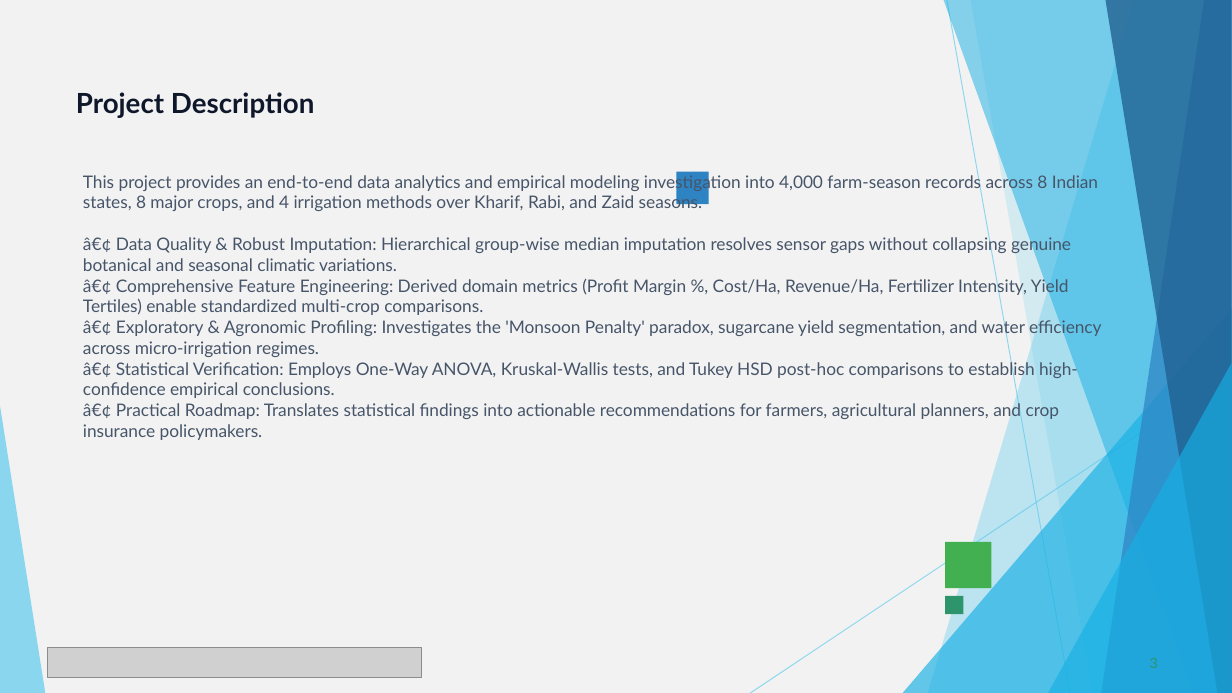
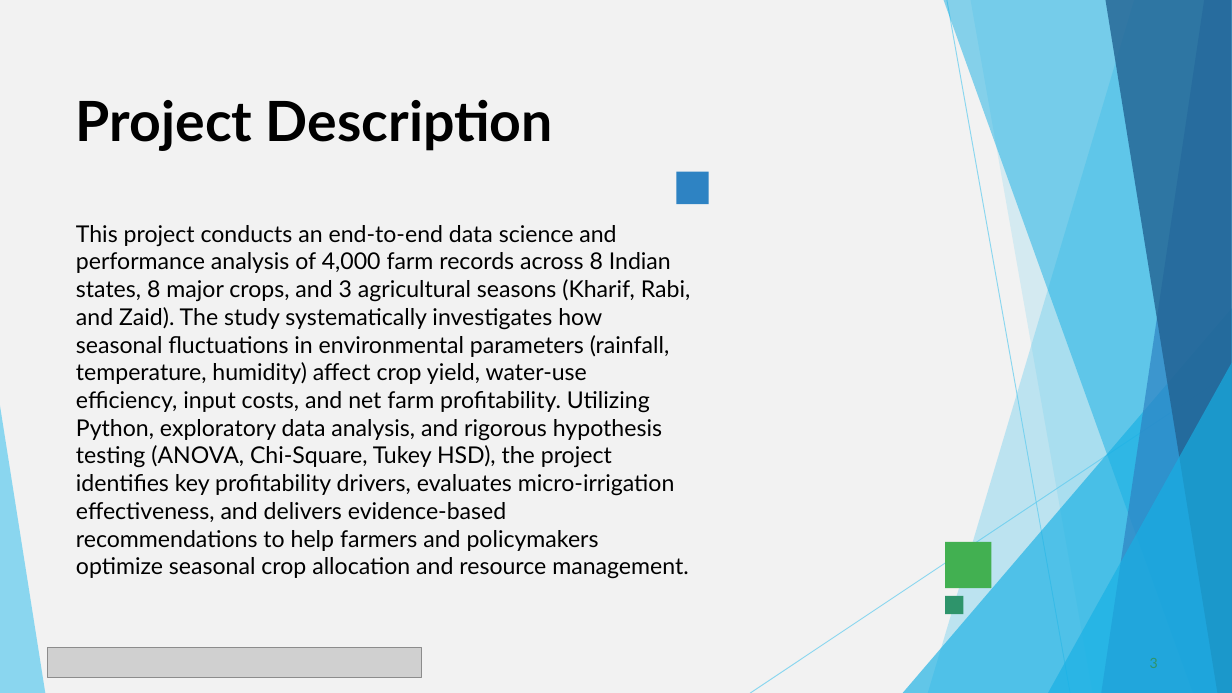
Before and after one commit to raghavparoli07-art/seasonal-agriculture-performance-analysis, a slide deck: slide 3 of presentation/Seasonal_Agriculture_Performance_Analysis.pptx. Drawn at 1232x693 pixels with LibreOffice and Linux fonts; fonts in the diff are those of the drawing; grey boxes stand for pictures. Boxes give left, top, right and bottom in pixels: in the first picture for what was removed or moved away, otherwise in the second. Text is boxed around its words. In the diff, an @@ line names an element or a change of style, - is before the commit and + after.

```diff
--- a/presentation/Seasonal_Agriculture_Performance_Analysis.pptx
+++ b/presentation/Seasonal_Agriculture_Performance_Analysis.pptx
@@ title at [76, 99, 690, 579]: text changed; size 21.6 to 18 pt; text colour #0F172A to #000000; bold off @@
-Project Description
+Project Description
+This project conducts an end-to-end data science and performance analysis of 4,000 farm records across 8 Indian states, 8 major crops, and 3 agricultural seasons (Kharif, Rabi, and Zaid). The study systematically investigates how seasonal fluctuations in environmental parameters (rainfall, temperature, humidity) affect crop yield, water-use efficiency, input costs, and net farm profitability. Utilizing Python, exploratory data analysis, and rigorous hypothesis testing (ANOVA, Chi-Square, Tukey HSD), the project identifies key profitability drivers, evaluates micro-irrigation effectiveness, and delivers evidence-based recommendations to help farmers and policymakers optimize seasonal crop allocation and resource management.
@@ text removed at [83, 173, 1102, 440] @@
-This project provides an end-to-end data analytics and empirical modeling investigation into 4,000 farm-season records across 8 Indian states, 8 major crops, and 4 irrigation methods over Kharif, Rabi, and Zaid seasons.
-â€¢ Data Quality & Robust Imputation: Hierarchical group-wise median imputation resolves sensor gaps without collapsing genuine botanical and seasonal climatic variations.
-â€¢ Comprehensive Feature Engineering: Derived domain metrics (Profit Margin %, Cost/Ha, Revenue/Ha, Fertilizer Intensity, Yield Tertiles) enable standardized multi-crop comparisons.
-â€¢ Exploratory & Agronomic Profiling: Investigates the 'Monsoon Penalty' paradox, sugarcane yield segmentation, and water efficiency across micro-irrigation regimes.
-â€¢ Statistical Verification: Employs One-Way ANOVA, Kruskal-Wallis tests, and Tukey HSD post-hoc comparisons to establish high-confidence empirical conclusions.
-â€¢ Practical Roadmap: Translates statistical findings into actionable recommendations for farmers, agricultural planners, and crop insurance policymakers.
```
Also in this commit, not shown: 10 other slides changed, 3 slides added, 3 slides removed.
